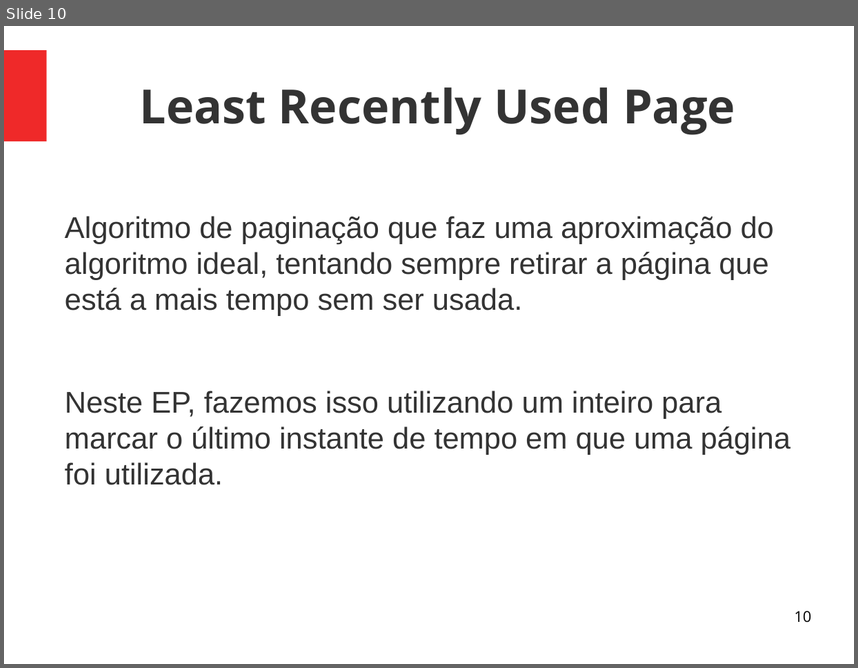
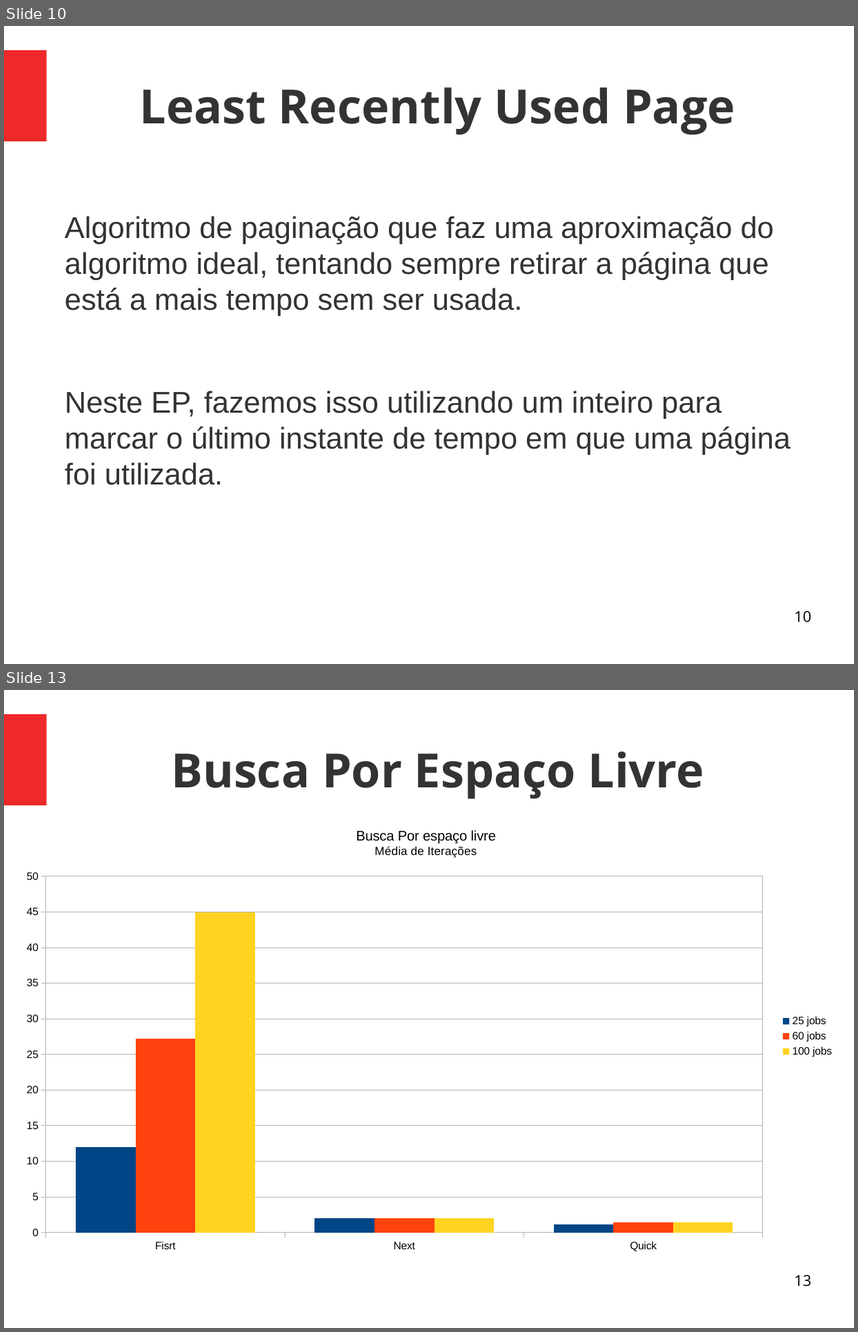
Before and after one commit to Mlordx/sistemasoperacionais, a slide deck: ep2/apresentacao.odp. Shown one above the other, each under a label of ours: slide 10 before the commit, slides 10 and 13 after it; the slides between them are not shown. The pictures are 858x668 and 858x1332 pixels, drawn with LibreOffice and Linux fonts; fonts in the diff are those of the drawing. Boxes give left, top, right and bottom in pixels: in the first picture for what was removed or moved away, otherwise in the second. Text is boxed around its words. In the diff, an @@ line names an element or a change of style, - is before the commit and + after.

```diff
--- a/ep2/apresentacao.odp
+++ b/ep2/apresentacao.odp
@@ slide 13 added at [4, 690, 854, 1328], background #FFFFFF; not listed: 1 template element that a slide beside it also shows @@
@@ title added at [171, 751, 704, 799], 44 pt, text #333333, bold @@
+Busca Por Espaço Livre
@@ column chart added at [10, 812, 842, 1261] @@
+title "Busca Por espaço livre Média de Iterações"
+categories: Fisrt, Next, Quick
+25 jobs: 12, 2, 1
+60 jobs: 27, 2, 1
+100 jobs: 45, 2, 1
@@ page number added at [794, 1274, 811, 1286], 14 pt, text #000000 @@
+13
```
Also in this commit, not shown: 2 other slides added, 1 other file.
